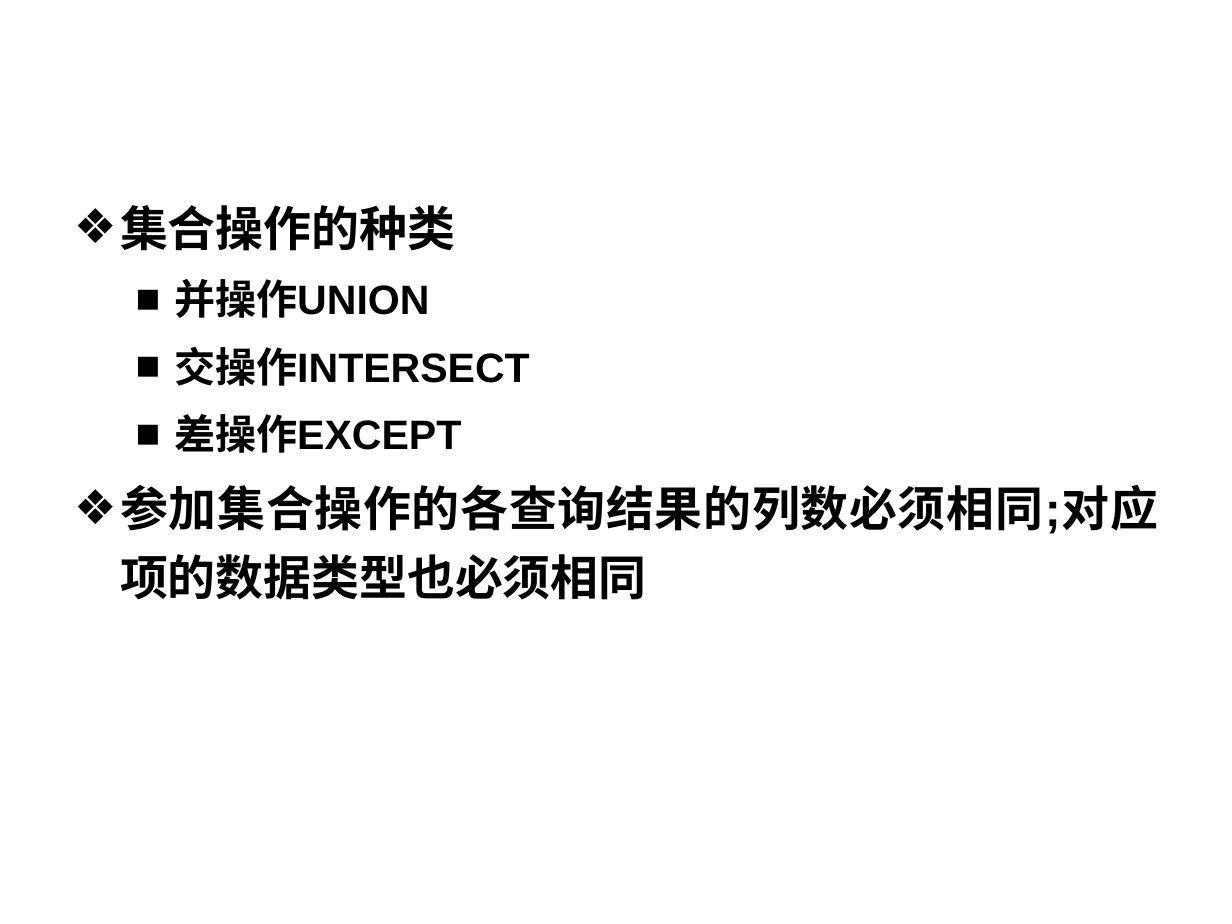
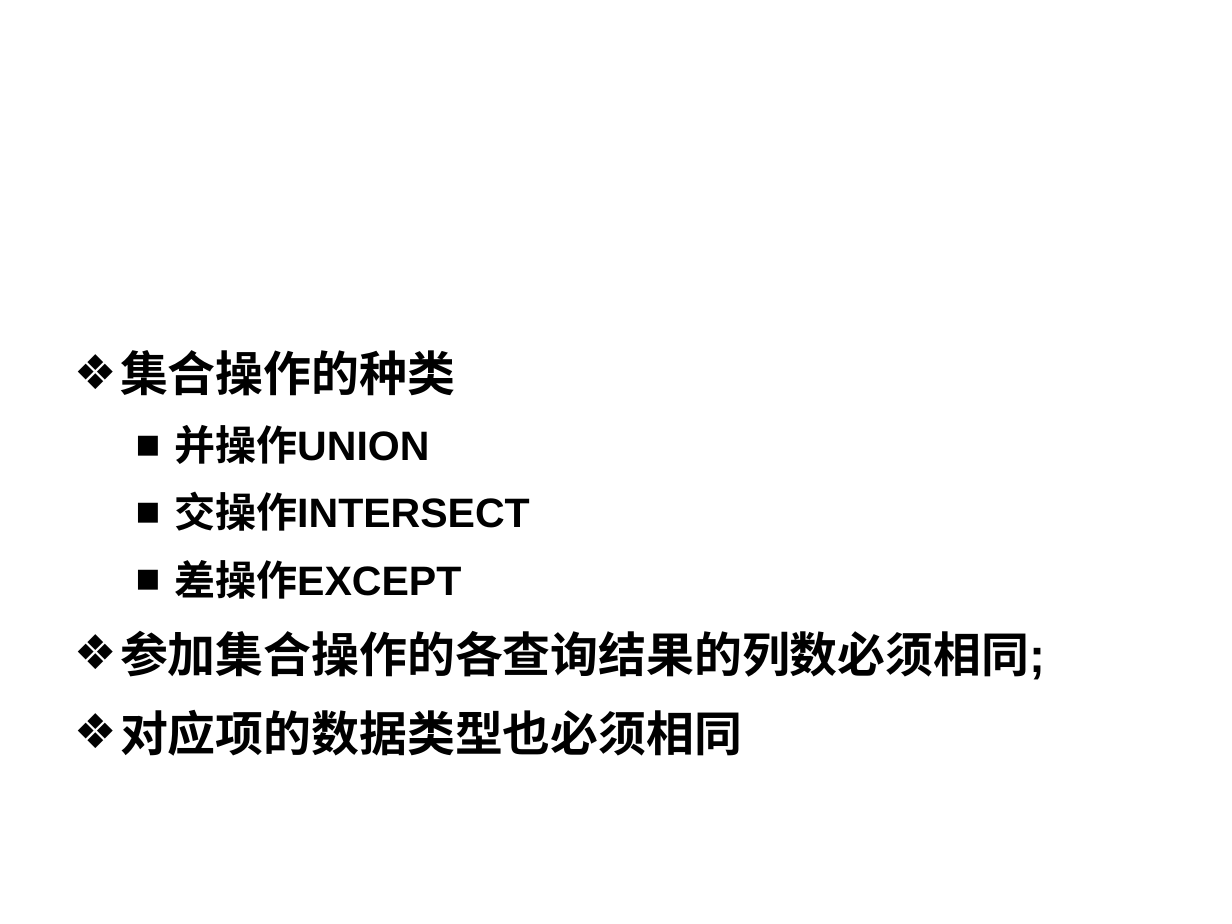
Before and after one commit to nanhapy/information-technology-materials, a slide deck: slide 57 of teaching-materials/infomation-system/ppt/第3章 关系数据库标准语言SQL（2）.pptx. Drawn at 1232x924 pixels with LibreOffice and Linux fonts; fonts in the diff are those of the drawing; background and template pictures are left out. Boxes give left, top, right and bottom in pixels: in the first picture for what was removed or moved away, otherwise in the second. Text is boxed around its words. In the diff, an @@ line names an element or a change of style, - is before the commit and + after.

```diff
--- a/teaching-materials/infomation-system/ppt/第3章 关系数据库标准语言SQL（2）.pptx
+++ b/teaching-materials/infomation-system/ppt/第3章 关系数据库标准语言SQL（2）.pptx
@@ text at (120, 631, 1045, 756): text changed @@
-❖ 参加集合操作的各查询结果的列数必须相同;对应项的数据类型也必须相同
+❖ 参加集合操作的各查询结果的列数必须相同;
+❖ 对应项的数据类型也必须相同
```
Also in this commit, not shown: 4 other slides changed, 31 other files.
